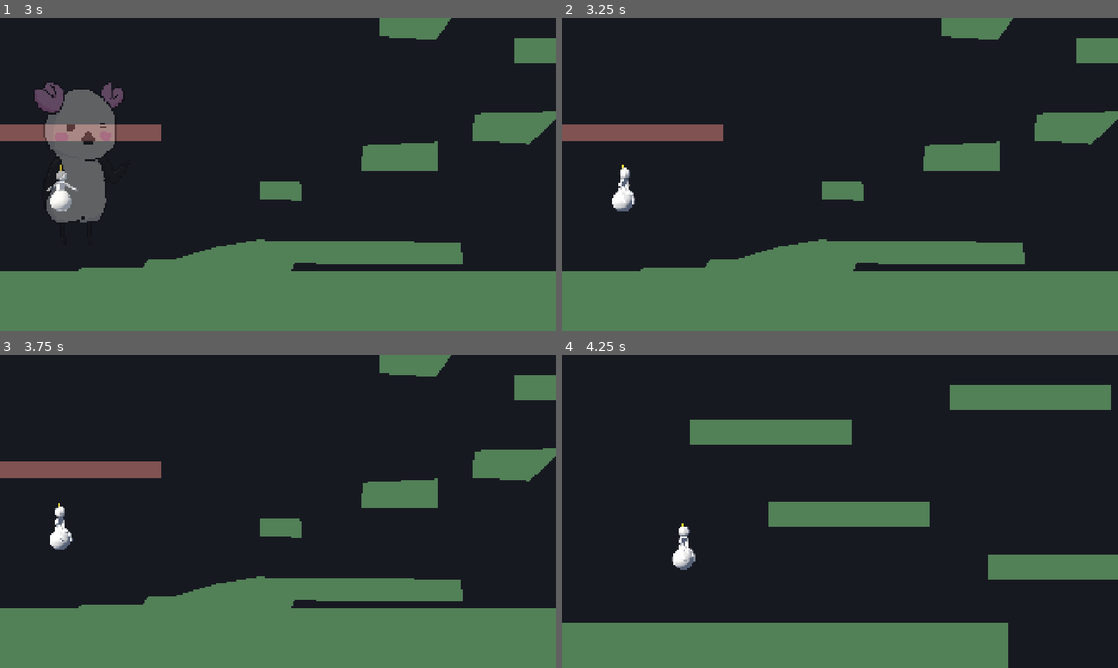
Above: before the commit, frames 1-4 (two rows, left to right).
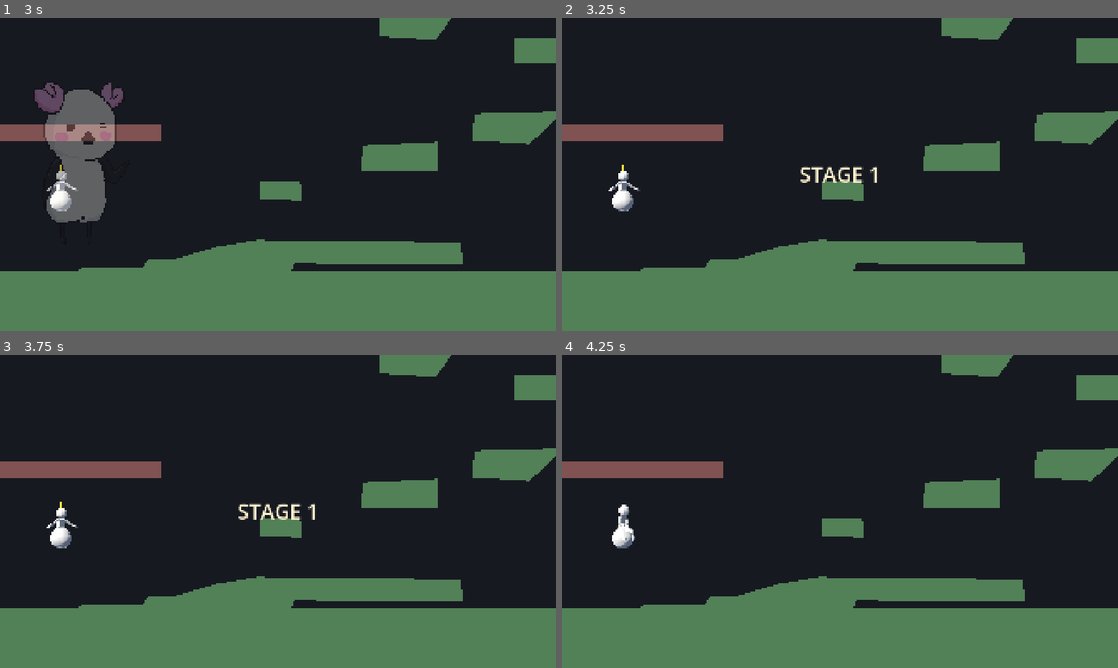
Above: after the commit, the same moments.

Repository: yosiken/poppin_1
Game: Godot game, scene res://scenes/Main.tscn
Same seed, same stepped clock (60 frames per second), same inputs: the game is played once before the commit and once after it.
Inputs (mouse positions are in pixels of both pictures, inside the frame that each line leads up to):
- Up to frame 1 (3 s): tap Enter at 0.5 s; move the mouse to (400, 158) at 0.52 s; hold Right (pogo_right) 0.53-1.25 s; tap 1 at 0.6, 2.3 s; click (400, 158) at 0.67 s; tap 9 at 0.8 s; drag from (166, 190) to (250, 237) at 1.27 s; tap R (pogo_retry) at 2, 2.75 s; move the mouse to (333, 105) at 2.02 s; hold Right (pogo_right) 2.03-2.75 s; tap 0 at 2.1 s; drag from (250, 237) to (111, 127) at 2.77 s
- Up to frame 2 (3.25 s): no input
- Up to frame 3 (3.75 s): move the mouse to (444, 558) at 3.52 s; hold Left (pogo_left) from 3.53 s (still down); tap 1 at 3.6 s
- Up to frame 4 (4.25 s): keep holding Left (pogo_left); tap 0 at 3.8 s; tap R (pogo_retry) at 4.15 s

Frame 1 is identical in both runs. In frame 2, 0.5% of the frame differs, in the area x 8-57%, y 47-62%; in frame 3, 0.5%; in frame 4, 26%, in the area x 0-100%, y 0-100%.

Commit message:
ステージ開始時に STAGE 見出しを1秒表示する
デモ（intro イベント）が終わったあと、"STAGE N" を1秒だけ出してから
ゲームを開始する。

表示中はツリーを止めている。止めないと、開始位置に置いたプレイヤーが
見出しの裏で落ち始めてしまうため。

表示秒数は stage_title_duration で調整でき、0 にすると出さない。

Co-Authored-By: Claude Opus 5 <noreply@anthropic.com>

Diff:
--- a/scripts/game.gd
+++ b/scripts/game.gd
@@ -40,6 +40,10 @@
 @export var ending: CutsceneData
 ## ステージセレクトで飛んだときも intro を再生するか
 @export var play_intro_on_select := false
+
+@export_group("Stage title")
+## ステージ開始時に出す見出しの表示秒数。0 で出さない
+@export_range(0.0, 5.0, 0.1) var stage_title_duration := 1.0
 
 @export_group("Fall")
 ## ステージ範囲の下端からこの距離だけ下へ出たら場外落下とみなす (px)
@@ -178,6 +182,8 @@
 	if _stage.intro and (manual or play_intro_on_select):
 		await cutscene.play(_stage.intro)
 
+	await _show_stage_title()
+
 
 func _reset_player() -> void:
 	if player == null:
@@ -198,6 +204,34 @@
 	cam.limit_right = int(r.end.x)
 	cam.limit_bottom = int(r.end.y)
 	cam.reset_smoothing()
+
+
+## ステージ開始の見出しを出して、指定秒数だけ待つ。
+## 待っている間はツリーを止める。止めないと、開始位置に置いたプレイヤーが
+## 見出しの裏で落ち始めてしまう
+func _show_stage_title() -> void:
+	if stage_title_duration <= 0.0:
+		return
+
+	var layer := CanvasLayer.new()
+	layer.layer = 48                      # イベント(32)より上、クリア表示(64)より下
+	layer.process_mode = Node.PROCESS_MODE_ALWAYS
+	add_child(layer)
+
+	var label := Label.new()
+	label.text = "STAGE %d" % (_index + 1)
+	label.horizontal_alignment = HORIZONTAL_ALIGNMENT_CENTER
+	label.vertical_alignment = VERTICAL_ALIGNMENT_CENTER
+	label.set_anchors_preset(Control.PRESET_FULL_RECT)
+	label.add_theme_font_size_override("font_size", 72)
+	label.add_theme_color_override("font_color", Color(1.0, 0.95, 0.8))
+	layer.add_child(label)
+
+	var was_paused := get_tree().paused
+	get_tree().paused = true
+	await get_tree().create_timer(stage_title_duration, true, false, true).timeout
+	get_tree().paused = was_paused
+	layer.queue_free()
 
 
 # ═══════════════════════════════ デバッグ
